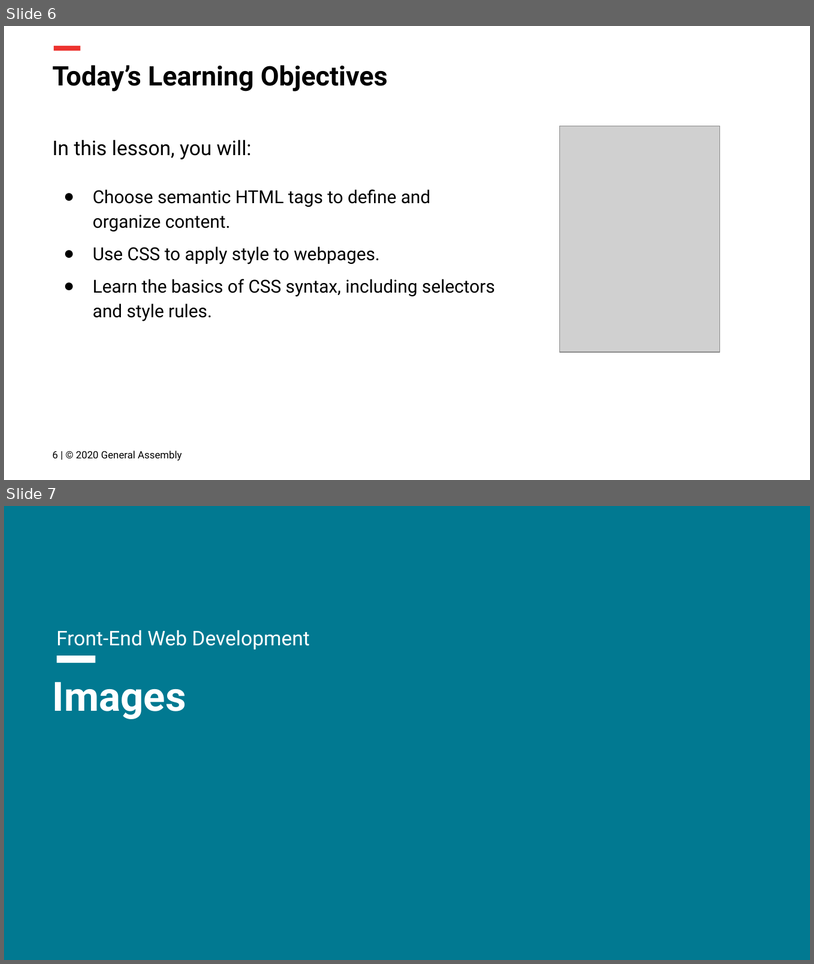
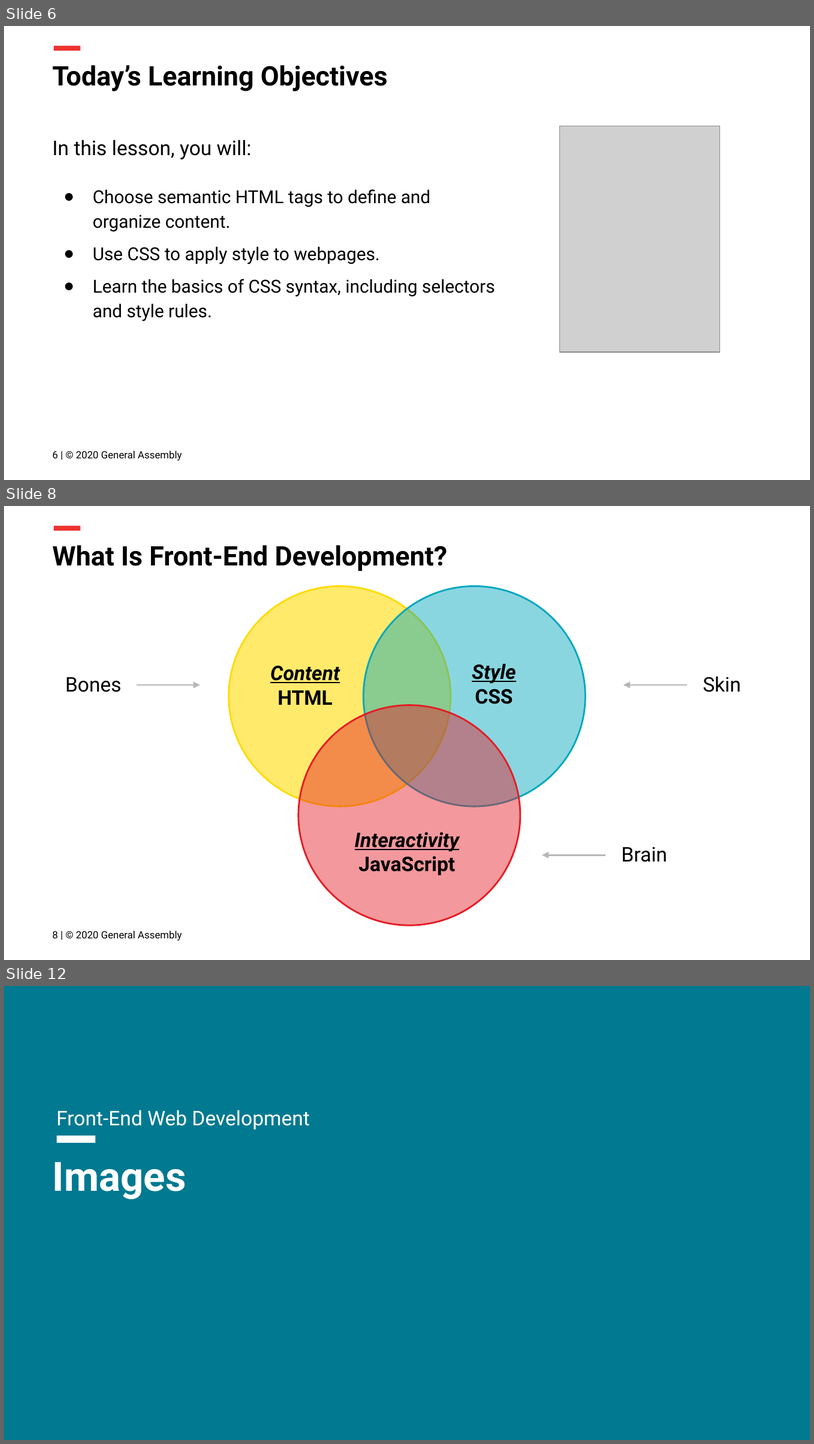
Before and after one commit to FEWD2022/Curriculum011822, a slide deck: Lesson Decks/02 CSS Basics - FEWD 3.2.pptx. Shown one above the other, each under a label of ours: slides 6 and 7 before the commit, slides 6, 8 and 12 after it; the slides between them are not shown. The pictures are 814x964 and 814x1444 pixels, drawn with LibreOffice and Linux fonts; fonts in the diff are those of the drawing; grey boxes stand for pictures; background and template pictures are left out. Boxes give left, top, right and bottom in pixels: in the first picture for what was removed or moved away, otherwise in the second. Text is boxed around its words. In the diff, an @@ line names an element or a change of style, - is before the commit and + after.

```diff
--- a/Lesson Decks/02 CSS Basics - FEWD 3.2.pptx
+++ b/Lesson Decks/02 CSS Basics - FEWD 3.2.pptx
@@ slide 8 added at [4, 506, 810, 960], background #FFFFFF; not listed: 1 template element that a slide beside it also shows @@
@@ title added at [53, 545, 448, 571], 24 pt, text #000000, bold @@
+What Is Front-End Development?
@@ ellipse added at [229, 586, 451, 806], fill #FFDB00 at 58% opacity, outline #FFDB00 1.5 pt @@
@@ ellipse added at [363, 586, 585, 806], fill #00A7BD at 46% opacity, outline #00A7BD 1.5 pt @@
@@ text added at [270, 665, 340, 705], 18 pt, text #000000, bold, italic, underline @@
+Content
+HTML
@@ text added at [472, 663, 516, 704], 18 pt, text #000000, bold, italic, underline @@
+Style
+CSS
@@ text added at [65, 677, 122, 692], 18 pt, text #000000 @@
+Bones
@@ arrow added from (136, 685) to (200, 685), #B7B7B7 1.5 pt @@
@@ arrow added from (687, 685) to (623, 685), #B7B7B7 1.5 pt @@
@@ text added at [703, 676, 741, 692], 18 pt, text #000000 @@
+Skin
@@ ellipse added at [299, 705, 520, 925], fill #E51B24 at 45% opacity, outline #E51B24 1.5 pt @@
@@ text added at [355, 832, 459, 875], 18 pt, text #000000, bold, italic, underline @@
+Interactivity
+JavaScript
@@ text added at [621, 847, 668, 862], 18 pt, text #000000 @@
+Brain
@@ arrow added from (606, 855) to (542, 855), #B7B7B7 1.5 pt @@
@@ text added at [53, 930, 182, 940], 9 pt, text #000000 @@
+8 | © 2020 General Assembly
@@ what was slide 7 is now slide 12 @@
```
Also in this commit, not shown: 1 slide changed, 4 other slides added, 1 slide removed, 8 other files.
